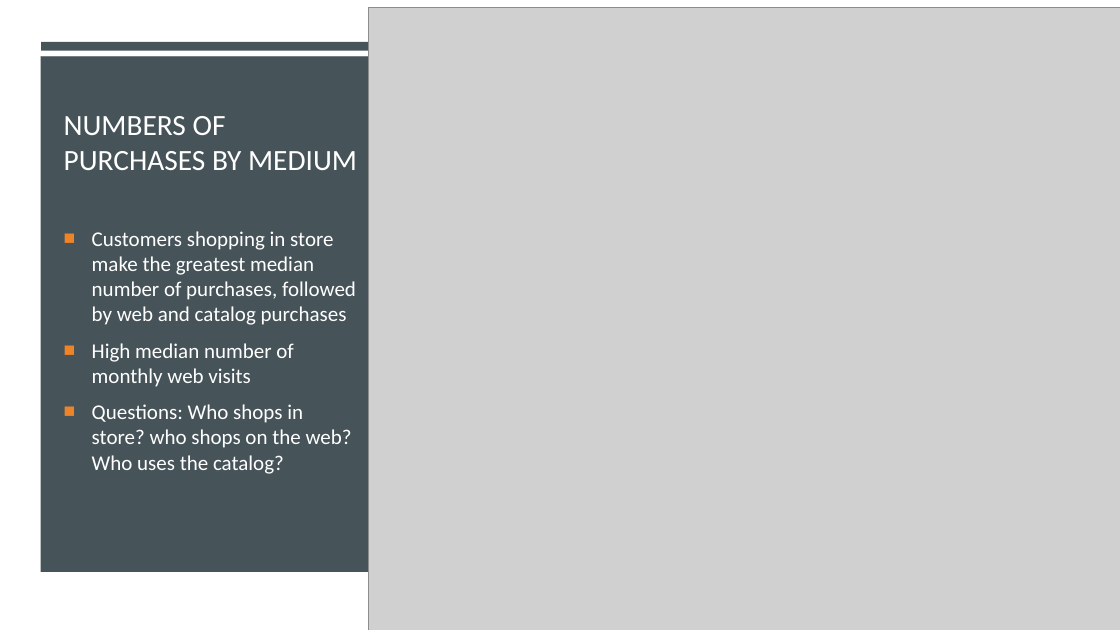
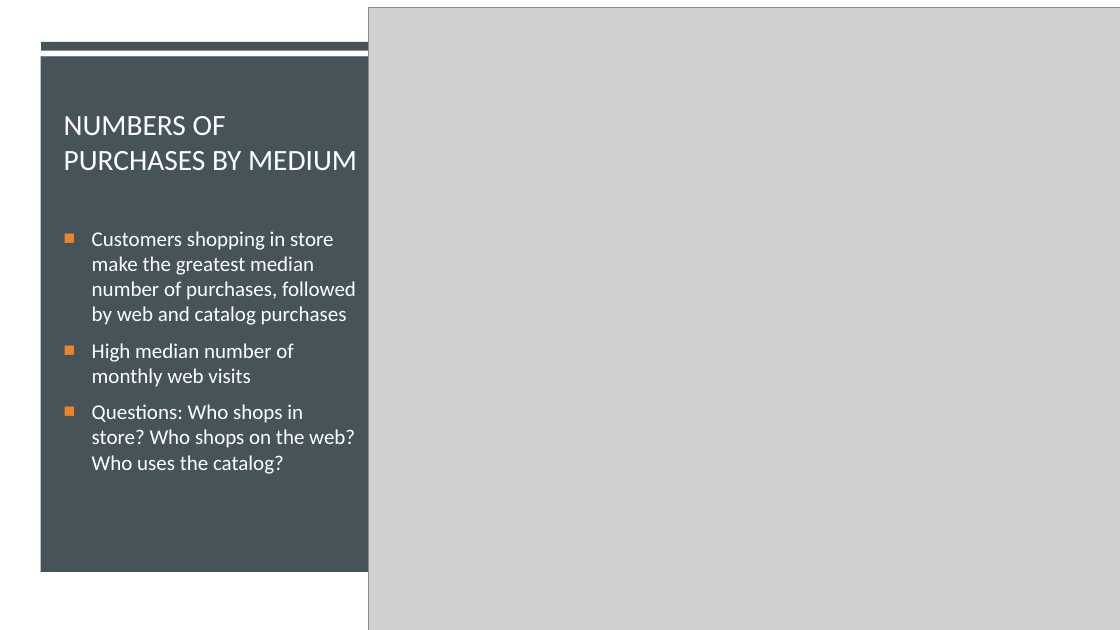
Before and after one commit to dapopov-st/store-customer-segmentation, a slide deck: slide 5 of Customer-Segmentation-Presentation.pptx. Drawn at 1120x630 pixels with LibreOffice and Linux fonts; fonts in the diff are those of the drawing; grey boxes stand for pictures. Boxes give left, top, right and bottom in pixels: in the first picture for what was removed or moved away, otherwise in the second. Text is boxed around its words. In the diff, an @@ line names an element or a change of style, - is before the commit and + after.

```diff
--- a/Customer-Segmentation-Presentation.pptx
+++ b/Customer-Segmentation-Presentation.pptx
@@ text at box(92, 404, 355, 474): text changed @@
-■ Questions: Who shops in store? who shops on the web? Who uses the catalog?
+■ Questions: Who shops in store? Who shops on the web? Who uses the catalog?
```
Also in this commit, not shown: 17 other slides changed, 1 other file.
